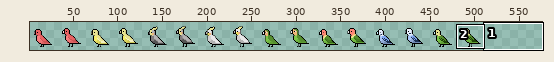
One commit to this sprite sheet: Assets/Sprites/birdAnimatedAll.png. The first picture is a wide view before the edit; the outline marks the close-up.
Close-up. First the earlier version:
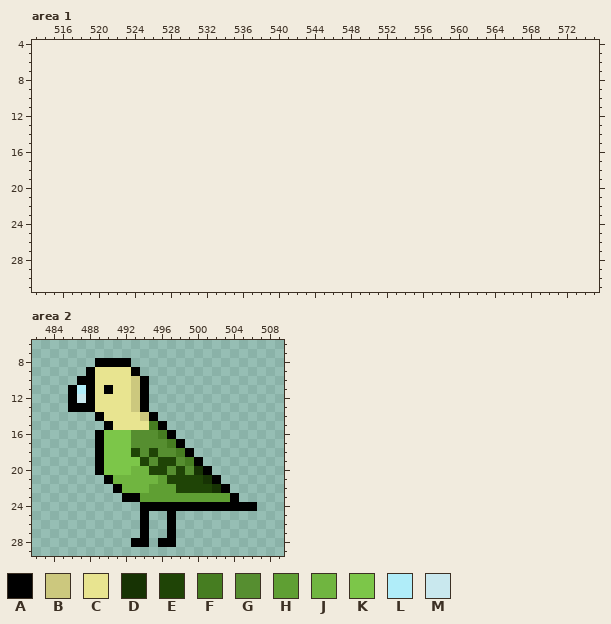
The file is 512x32 pixels. Colours within 5 levels of each other are drawn and written as one. Shown: area 1: x 513..575, y 4..31; area 2: x 482..509, y 6..29. The old version is drawn lined up with the new one, on the new canvas. The wide view leaves out empty margins.
Palette (. is transparent): A #000000  B #ccc87e  C #e8e490  D #173304  E #1f4406  F #467d21  G #568e30  H #5f9f33  J #70b540  K #7cc649  L #b0edf9  M #c9e8ee
Pixels before, area 2, first column x 486:
 8 ...AAAA..............
 9 ..ACCCCA.............
10 .AACCCCBA............
11 ALACACCBA............
12 AMACCCCBA............
13 AAACCCCBA............
14 ...ACCCCBA...........
15 ....ACCCCFA..........
16 ...AKKKGGGFA.........
17 ...AKKKGGGGFA........
18 ...AKKKEGEGGFA.......
19 ...AKKKKEGEEGFA......
20 ...AKKKJJEEGEGDA.....
21 ....AJJJJJHEEEEDA....
22 .....AJJJHHHEEEEDA...
23 ......AAHHHHHHHHHHA..
24 ........AAAAAAAAAAAAA
25 ........A..A.........
26 ........A..A.........
27 ........A..A.........
28 .......AA.AA.........
New version:
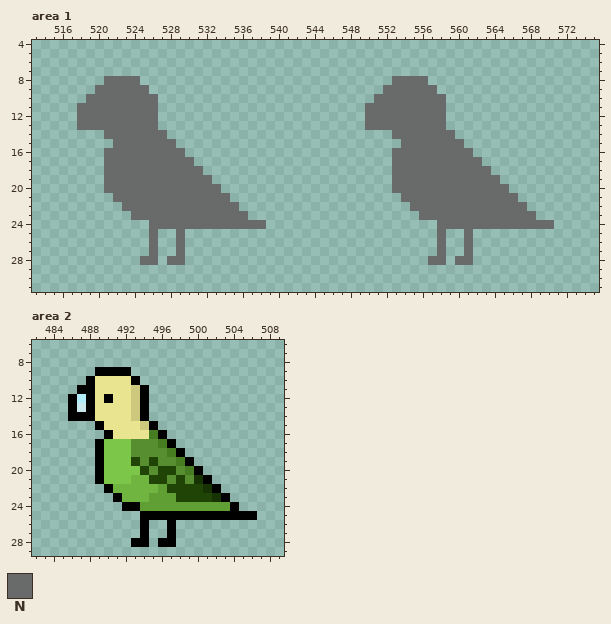
Colours new in this view: N #696a6a
From the commit log: added frog and bird shadow
What changed:
canvas 512x32 -> 576x32
Changed rows in their new state; - is an unchanged pixel.
Area 1:
first column x 518:
 8 ---NNNN----------------------------NNNN--------------
 9 --NNNNNN--------------------------NNNNNN-------------
10 -NNNNNNNN------------------------NNNNNNNN------------
11 NNNNNNNNN-----------------------NNNNNNNNN------------
12 NNNNNNNNN-----------------------NNNNNNNNN------------
13 NNNNNNNNN-----------------------NNNNNNNNN------------
14 ---NNNNNNN-------------------------NNNNNNN-----------
15 ----NNNNNNN-------------------------NNNNNNN----------
16 ---NNNNNNNNN-----------------------NNNNNNNNN---------
17 ---NNNNNNNNNN----------------------NNNNNNNNNN--------
18 ---NNNNNNNNNNN---------------------NNNNNNNNNNN-------
19 ---NNNNNNNNNNNN--------------------NNNNNNNNNNNN------
20 ---NNNNNNNNNNNNN-------------------NNNNNNNNNNNNN-----
21 ----NNNNNNNNNNNNN-------------------NNNNNNNNNNNNN----
22 -----NNNNNNNNNNNNN-------------------NNNNNNNNNNNNN---
23 ------NNNNNNNNNNNNN-------------------NNNNNNNNNNNNN--
24 --------NNNNNNNNNNNNN-------------------NNNNNNNNNNNNN
25 --------N--N----------------------------N--N---------
26 --------N--N----------------------------N--N---------
27 --------N--N----------------------------N--N---------
28 -------NN-NN---------------------------NN-NN---------
Area 2:
first column x 486:
 8 ---....--------------
 9 --.AAAA.-------------
10 -.-----A.------------
11 .A--C----------------
12 -L--A----------------
13 -M-------------------
14 AAAC---BA.-----------
15 ---AC---BA.----------
16 ---.ACCCCFA.---------
17 ----------FA.--------
18 -------G-G-FA.-------
19 -------EGEGGFA.------
20 -------KEG-EGFA.-----
21 ---AKKK--EEG-GDA.----
22 ----AJ---J-E---DA.---
23 -----AJJJ---EEEEDA.--
24 ------AAHHHHHHHHHH-..
25 ---------AA-AAAAAAAAA
Changed places in both close-ups, as pixel boxes (x1, y1, x2, y2):
added: (77, 76, 266, 265)
added: (365, 76, 554, 265)
changed: (68, 358, 257, 520)
